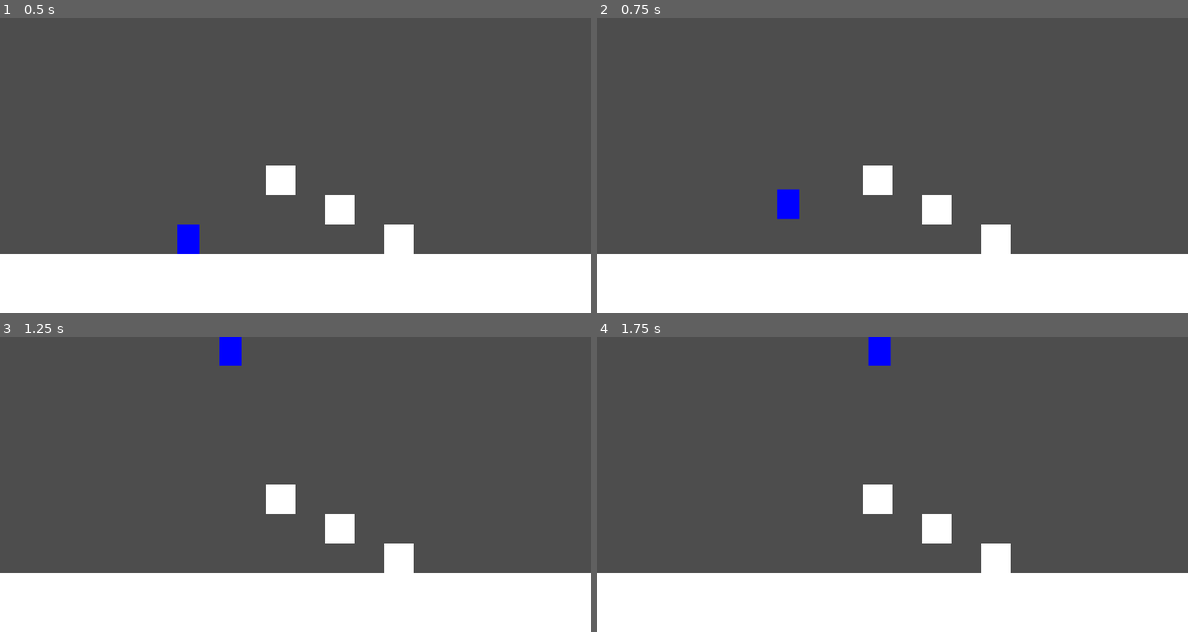
Above: before the commit, frames 1-4 (two rows, left to right).
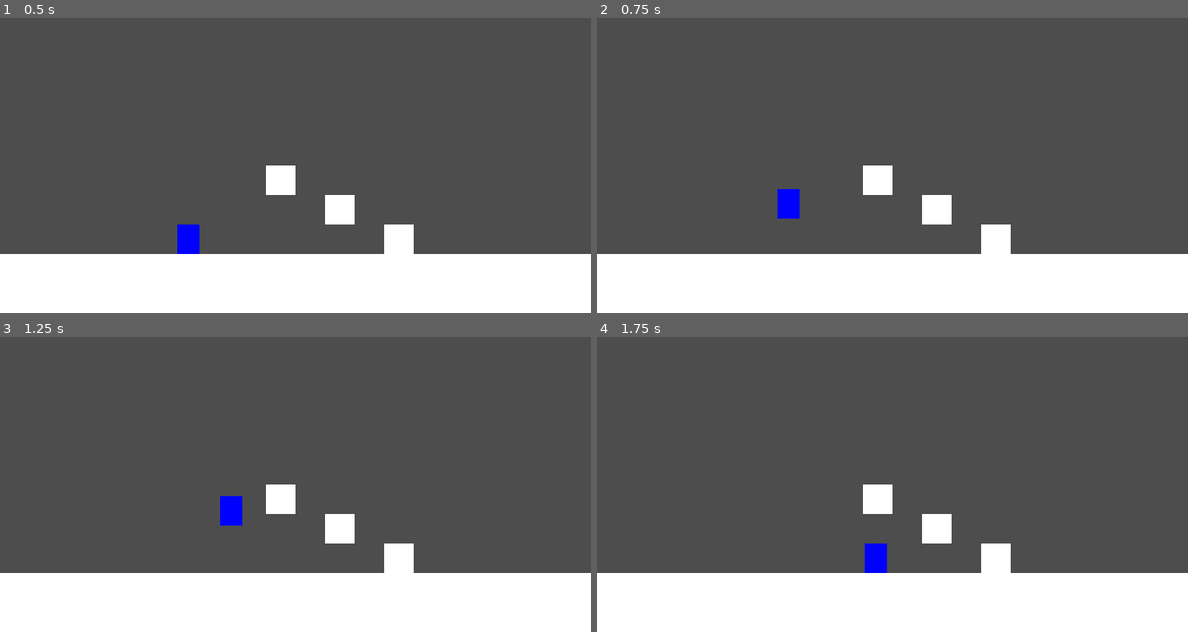
Above: after the commit, the same moments.

Repository: gabeschrock/frictionless
Game: Godot game, scene res://main.tscn
The game is run twice, just before and just after one commit, with the same random seed, the same clock (stepped at 60 frames per second) and the same inputs.
Inputs:
- Up to frame 1 (0.5 s): no input
- Up to frame 2 (0.75 s): hold Right (move_right) from 0.53 s (still down); tap Up (jump) at 0.6 s
- Up to frame 3 (1.25 s): keep holding Right (move_right); tap Up (jump) at 0.77, 1.07 s
- Up to frame 4 (1.75 s): release Right (move_right) at 1.28 s; hold Left (move_left) from 1.28 s (still down); tap Up (jump) at 1.35, 1.52 s

Frame 1 is identical in both runs. In frame 2, less than 0.1% of the frame differs, in the area x 30-35%, y 58-69%; in frame 3, 0.8%; in frame 4, 0.8%, in the area x 45-50%, y 0-80%.

Commit message:
Fixed 2 of the 3 bugs I know of: Jumping in midair, and not being affected by gravity when pressing left or right.

Diff:
--- a/level_rect.tscn
+++ /dev/null
@@ -1,32 +0,0 @@
-[gd_scene load_steps=3 format=3 uid="uid://ugmwddpjg2cf"]
-
-[sub_resource type="GDScript" id="GDScript_epywd"]
-script/source = "extends RigidBody2D
-
-@export var size = Vector2(20, 20)
-# Called when the node enters the scene tree for the first time.
-func _ready():
-	$CollisionShape2D.shape.extents = size
-	$ColorRect.RectSize = size
-
-# Called every frame. 'delta' is the elapsed time since the previous frame.
-func _process(delta):
-	pass
-"
-
-[sub_resource type="RectangleShape2D" id="RectangleShape2D_2mkit"]
-
-[node name="LevelRect" type="RigidBody2D"]
-gravity_scale = 0.0
-freeze = true
-script = SubResource("GDScript_epywd")
-
-[node name="CollisionShape2D" type="CollisionShape2D" parent="."]
-shape = SubResource("RectangleShape2D_2mkit")
-
-[node name="ColorRect" type="ColorRect" parent="."]
-offset_left = -10.0
-offset_top = -10.0
-offset_right = 10.0
-offset_bottom = 10.0
-color = Color(0, 0.752941, 0.376471, 1)
--- a/player.gd
+++ b/player.gd
@@ -1,4 +1,6 @@
 extends RigidBody2D
+
+var yPos = position.y
 
 # Called when the node enters the scene tree for the first time.
 func _ready():
@@ -7,8 +9,19 @@
 
 # Called every frame. 'delta' is the elapsed time since the previous frame.
 func _process(delta):
-	if Input.is_action_just_pressed("jump"):
-		linear_velocity.y -= 800
+	pass
+	#if Input.is_action_just_pressed("jump"):
+		#linear_velocity.y -= 800
+	#if Input.is_action_pressed("move_right"):
+		#linear_velocity.x += 400 * delta
+	#if Input.is_action_pressed("move_left"):
+		#linear_velocity.x -= 400 * delta
+
+func _physics_process(delta):
+	if Input.is_action_just_pressed("jump") and position.y == yPos:
+		linear_velocity.y = -800
+	yPos = position.y
+
 	if Input.is_action_pressed("move_right"):
 		linear_velocity.x += 400 * delta
 	if Input.is_action_pressed("move_left"):
--- a/player.tscn
+++ b/player.tscn
@@ -4,7 +4,7 @@
 [ext_resource type="Texture2D" uid="uid://d0pdwqfrujekl" path="res://assets/Player placeholder.png" id="2_33qst"]
 
 [sub_resource type="RectangleShape2D" id="RectangleShape2D_n820v"]
-size = Vector2(48, 62)
+size = Vector2(48, 60)
 
 [sub_resource type="SpriteFrames" id="SpriteFrames_3g75i"]
 animations = [{
@@ -23,11 +23,25 @@
 lock_rotation = true
 script = ExtResource("1_wk7f4")
 
-[node name="CollisionShape2D" type="CollisionShape2D" parent="."]
-position = Vector2(1, 1)
+[node name="Hitbox" type="CollisionShape2D" parent="."]
+position = Vector2(0, 2)
 shape = SubResource("RectangleShape2D_n820v")
 
-[node name="AnimatedSprite2D" type="AnimatedSprite2D" parent="."]
+[node name="Animations" type="AnimatedSprite2D" parent="."]
 scale = Vector2(2, 2)
 sprite_frames = SubResource("SpriteFrames_3g75i")
 animation = &"placeholder"
+
+[node name="GroundRayCast1" type="RayCast2D" parent="."]
+position = Vector2(-24, 0)
+target_position = Vector2(0, 36)
+collision_mask = 2
+
+[node name="GroundRayCast2" type="RayCast2D" parent="."]
+target_position = Vector2(0, 36)
+collision_mask = 2
+
+[node name="GroundRayCast3" type="RayCast2D" parent="."]
+position = Vector2(24, 0)
+target_position = Vector2(0, 36)
+collision_mask = 2
